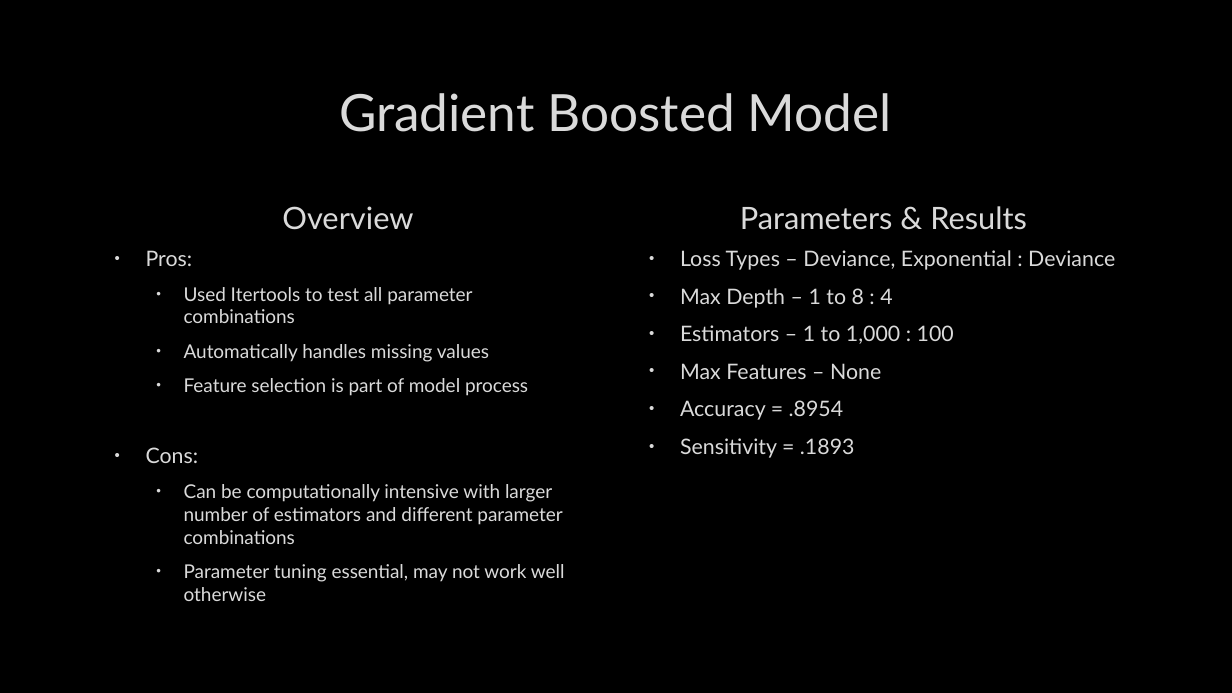
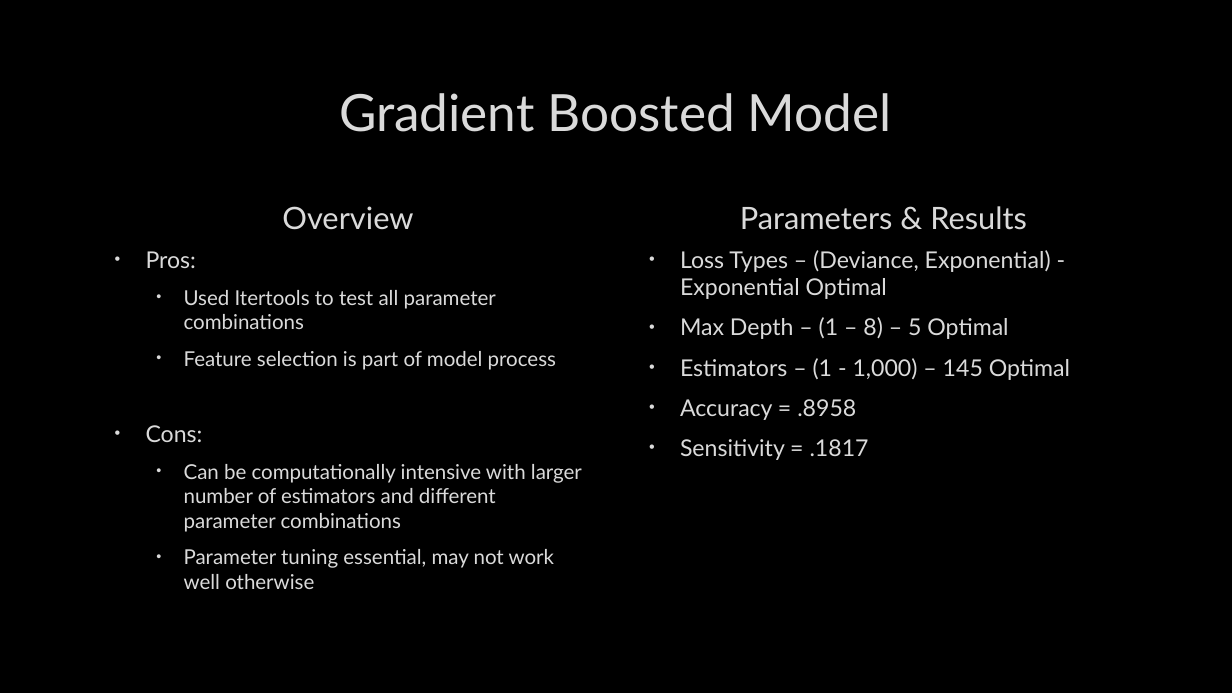
Before and after one commit to zinrion/Thinkful-Projects, a slide deck: slide 18 of Bank Marketing.pptx (slide 16 before the commit). Drawn at 1232x693 pixels with LibreOffice and Linux fonts; fonts in the diff are those of the drawing; background and template pictures are left out. Boxes give left, top, right and bottom in pixels: in the first picture for what was removed or moved away, otherwise in the second. Text is boxed around its words. In the diff, an @@ line names an element or a change of style, - is before the commit and + after.

```diff
--- a/Bank Marketing.pptx
+++ b/Bank Marketing.pptx
@@ text "Pros:" at box(146, 251, 582, 589): size 16.6 to 18 pt in "Pros:", "Cons:"; size 14.8 to 16 pt @@
@@ text at box(680, 250, 1070, 460): text changed; size 16.6 to 18 pt @@
-• Loss Types – Deviance, Exponential : Deviance
-• Max Depth – 1 to 8 : 4
-• Estimators – 1 to 1,000 : 100
-• Max Features – None
-• Accuracy = .8954
-• Sensitivity = .1893
+• Loss Types – (Deviance, Exponential) - Exponential Optimal
+• Max Depth – (1 – 8) – 5 Optimal
+• Estimators – (1 - 1,000) – 145 Optimal
+• Accuracy = .8958
+• Sensitivity = .1817
@@ text at box(184, 344, 489, 362): paragraph removed @@
-  • Automatically handles missing values
```
Also in this commit, not shown: 16 other slides changed, 5 slides added.
